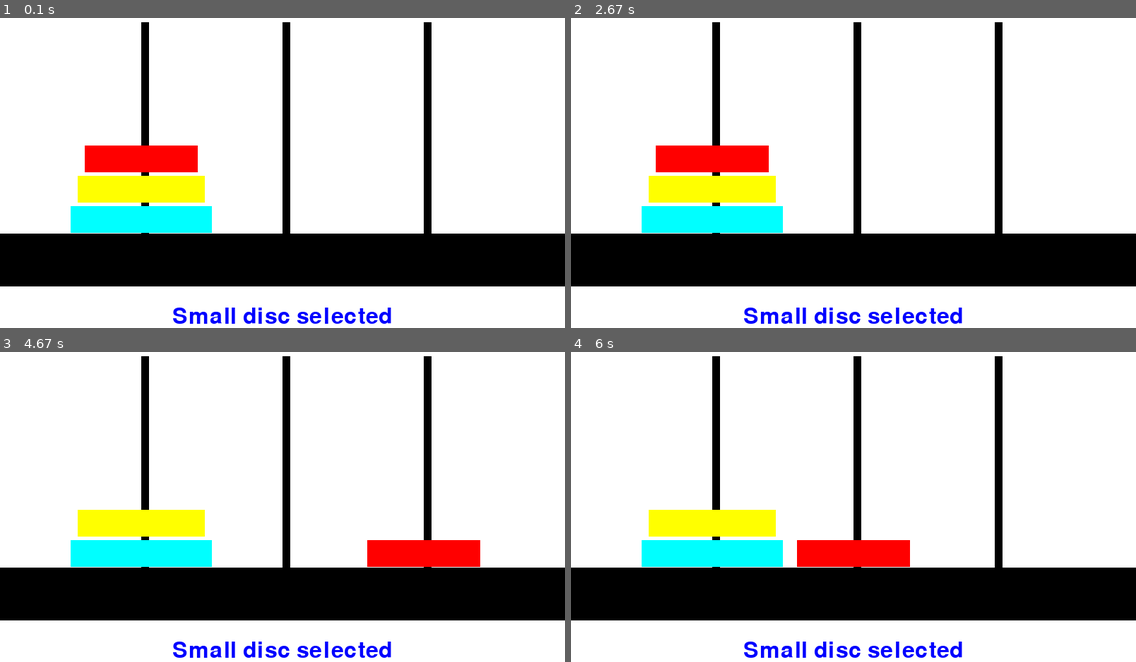
Above: before the commit, frames 1-4 (two rows, left to right).
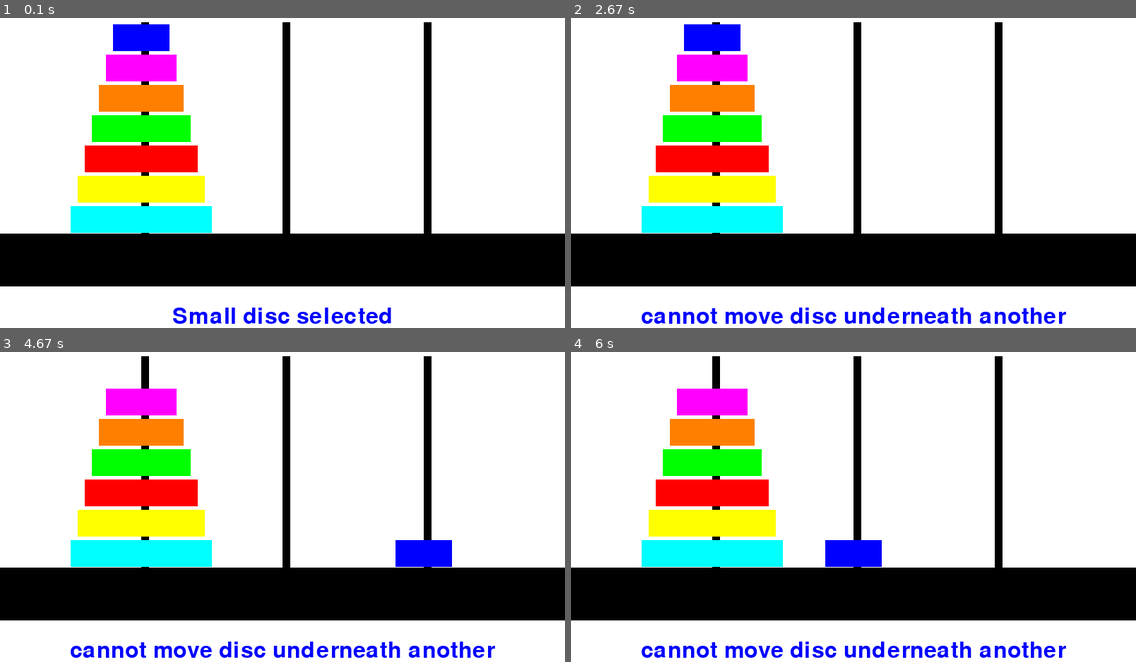
Above: after the commit, the same moments.

Repository: pillemer/Hanoi_pygame
Game: pygame game, started from drawinghanoi.py
Same seed, same stepped clock (60 frames per second), same inputs: the game is played once before the commit and once after it.
Inputs:
- Up to frame 1 (0.1 s): no input
- Up to frame 2 (2.67 s): hold Up 0.83-1.3 s; hold Down from 2.4 s (still down)
- Up to frame 3 (4.67 s): release Down at 2.7 s; hold Left 2.73-3.13 s; hold Right 3.57-4.2 s; hold Left from 4.63 s (still down)
- Up to frame 4 (6 s): release Left at 5.1 s; hold Right 5.13-5.6 s; hold Right from 5.97 s (still down)

The runs differ from the first frame. In frame 1, 4.8% of the frame differs, in the area x 16-34%, y 2-40%; in frame 2, 6.7%; in frame 3, 9.3%, in the area x 12-88%, y 11-99%; in frame 4, 9.3%.

Commit message:
reformatted the code to allow multiple discs.

Diff:
--- a/drawinghanoi.py
+++ b/drawinghanoi.py
@@ -7,7 +7,7 @@
 # ------------------- how many discs? ------------------- #
 
 # change this number to adjust the number of discs in the puzzle (Max = 7)
-disc_number = 3
+disc_number = 7
 
 # ------------------- set up ------------------- #
 
@@ -37,24 +37,7 @@
 # x values / peg locations
 pegs = [SCREEN_WIDTH / 4, SCREEN_WIDTH / 2, SCREEN_WIDTH  * (3/4)]
 
-# y values for disc locations
-y_list = []
-for i in range(disc_number):
-    y_value = (SCREEN_HEIGHT-(round(SCREEN_HEIGHT / 8))) - ((3 + i) * DISC_HEIGHT) - i * (PADDING)
-    y_list.append(y_value)
-
-
-# calculate disc width
-LRG_WIDTH = SCREEN_WIDTH / 4 - (0 * MARGIN_X)
-MED_WIDTH = LRG_WIDTH - (1 * MARGIN_X)
-SML_WIDTH = LRG_WIDTH - (2 * MARGIN_X)
-width_list = []
-
-for i in range(disc_number):
-    disc_width = SCREEN_WIDTH / 4 - (i * MARGIN_X)
-    width_list.append(disc_width)
-
-# create the disc class
+# create the Disc class
 class Disc(pygame.sprite.Sprite):
 
     def __init__(self, color, width, height):
@@ -65,43 +48,51 @@
         self.width = width
         self.rect = self.image.get_rect()
 
-# create discs and add them to group
-lrgDisc = Disc(colour_list.pop(), width_list[0], DISC_HEIGHT)
-lrgDisc.rect.x = (pegs[0] - (lrgDisc.rect.width / 2))
-lrgDisc.rect.y = y_list[0]
+# create discs
+discs = []
+y_list = []
+all_discs = pygame.sprite.Group()
 
-medDisc = Disc(colour_list.pop(), width_list[1], DISC_HEIGHT)
-medDisc.rect.x = (pegs[0] - (medDisc.rect.width / 2))
-medDisc.rect.y = y_list[1]
+for i in range(disc_number):
+    y_value = (SCREEN_HEIGHT-(round(SCREEN_HEIGHT / 8))) - ((3 + i) * DISC_HEIGHT) - i * (PADDING)
+    y_list.append(y_value)
+    disc_width = SCREEN_WIDTH / 4 - (i * MARGIN_X)
+    disc = Disc(colour_list.pop(), disc_width, DISC_HEIGHT)
+    disc.rect.x = (pegs[0] - (disc.width / 2))
+    disc.rect.y = y_list[i]
+    all_discs.add(disc)
+    discs.append(disc)
 
-smlDisc = Disc(colour_list.pop(), width_list[2], DISC_HEIGHT)
-smlDisc.rect.x = (pegs[0] - (smlDisc.rect.width / 2))
-smlDisc.rect.y = y_list[2]
-smlDisc.movable = True # top disc is free to move
-
-# add discs to Sprite group
-all_discs = pygame.sprite.Group()
-all_discs.add(lrgDisc)
-all_discs.add(medDisc)
-all_discs.add(smlDisc)
-
-# board game
-discs = [lrgDisc, medDisc, smlDisc]
-board = [[discs[0], discs[1], discs[2]], [], []]
+# game board
+board = [[], [], []]
+board[0] = discs[:]
 
 # start with smallest disc selected on the left peg
-selection = text_selection = 2
-
+selection =  disc_number - 1
+text_selection = 2
 
 # --------------- helper functions --------------- #
 
 # draws base, pegs and background
 def draw_board():
     SCREEN.fill(WHITE)
-    pygame.draw.rect(SCREEN, BLACK, (0, (SCREEN_HEIGHT * (3/4)), SCREEN_WIDTH, round(SCREEN_HEIGHT/8))) # base
-    peg_a = pygame.rect.Rect(pygame.draw.rect(SCREEN, BLACK, ((SCREEN_WIDTH / 4), SCREEN_HEIGHT - round(SCREEN_HEIGHT * (3/4)), round(SCREEN_WIDTH / 70), round(SCREEN_HEIGHT * (3/5)))))
-    peg_b = pygame.rect.Rect(pygame.draw.rect(SCREEN, BLACK, ((SCREEN_WIDTH / 2), SCREEN_HEIGHT - round(SCREEN_HEIGHT * (3/4)), round(SCREEN_WIDTH / 70), round(SCREEN_HEIGHT * (3/5)))))
-    peg_c = pygame.rect.Rect(pygame.draw.rect(SCREEN, BLACK, ((SCREEN_WIDTH * (3/4)), SCREEN_HEIGHT - round(SCREEN_HEIGHT * (3/4)), round(SCREEN_WIDTH / 70), round(SCREEN_HEIGHT * (3/5)))))
+    # base (x,y,w,h)
+    pygame.draw.rect(SCREEN, BLACK, (0, SCREEN_HEIGHT * (3/4), SCREEN_WIDTH, round(SCREEN_HEIGHT/8)))
+    # left peg
+    pygame.draw.rect(SCREEN, BLACK, ((SCREEN_WIDTH / 4),
+                                    SCREEN_HEIGHT - round(SCREEN_HEIGHT * (3/4)),
+                                    round(SCREEN_WIDTH / 70),
+                                    round(SCREEN_HEIGHT * (3/5))))
+    # middle peg
+    pygame.draw.rect(SCREEN, BLACK, ((SCREEN_WIDTH / 2),
+                                    SCREEN_HEIGHT - round(SCREEN_HEIGHT * (3/4)),
+                                    round(SCREEN_WIDTH / 70),
+                                    round(SCREEN_HEIGHT * (3/5))))
+    # right peg
+    pygame.draw.rect(SCREEN, BLACK, ((SCREEN_WIDTH * (3/4)),
+                                    SCREEN_HEIGHT - round(SCREEN_HEIGHT * (3/4)),
+                                    round(SCREEN_WIDTH / 70),
+                                    round(SCREEN_HEIGHT * (3/5))))
 
 # text prompt selection and draw function
 def draw_prompt(selection):
@@ -129,10 +120,10 @@
 
 # set new selection for playing disc:
 def select_disc(selection, moving_up):
-    if selection == 2 and moving_up:
+    if selection == len(discs) - 1 and moving_up:
         return 0
     elif selection == 0 and not moving_up:
-        return 2
+        return len(discs) - 1
     else:
         return selection + (2 * int(moving_up) - 1)
 
@@ -143,21 +134,15 @@
     discs[selection].rect.y = y_list[len(board[i])]
     board[i].append(temp)
     discs[selection].location = i
-    discs[selection].rect.x = (pegs[discs[selection].location] - (discs[selection].rect.width / 2))
+    discs[selection].rect.x = (pegs[discs[selection].location] - (discs[selection].width / 2))
 
 def update_movable():
     for peg in board:
-        if discs[selection] in peg and len(peg) < selection + 2:
+        if discs[selection] in peg and discs[selection].width <= min(peg, key=lambda x: x.width).width:
             discs[selection].movable = True
             break
         else:
             discs[selection].movable = False
-
-    # exception case for medium disc under small disc
-    if selection == 1 and discs[2] in peg:
-        discs[selection].movable = False
-
-
 
 # ----------------- game loop ----------------- #
 
@@ -166,19 +151,13 @@
         if event.type == pygame.QUIT:
             pygame.quit()
 
-        # move discs left or right where possible
+        # move discs left or right when allowed
         keys = pygame.key.get_pressed()
         if keys[pygame.K_LEFT]:
             for i, peg in enumerate(board):
                 if discs[selection] in peg and discs[selection].movable:
                     destination = set_destination(i, False)
-
-                    # can't move medium sized disc on top of small disc:
-                    if selection == 1 and discs[2] in board[destination]:
-                        text_selection = 5
-                        break
-
-                    if len(board[destination]) <= selection:
+                    if board[destination] == [] or discs[selection].width <= min(board[destination], key=lambda x: x.width).width:
                         move(selection, destination, peg)
                     else:
                         text_selection = 5
@@ -188,13 +167,7 @@
             for i, peg in enumerate(board):
                 if discs[selection] in peg and discs[selection].movable:
                     destination = set_destination(i, True)
-
-                    # can't move medium sized disc on top of small disc:
-                    if selection == 1 and discs[2] in board[destination]:
-                        text_selection = 5
-                        break
-
-                    if len(board[destination]) <= selection:
+                    if board[destination] == [] or discs[selection].width <= min(board[destination], key=lambda x: x.width).width:
                         move(selection, destination, peg)
                     else:
                         text_selection = 5
Not shown, added: bash.exe.stackdump
